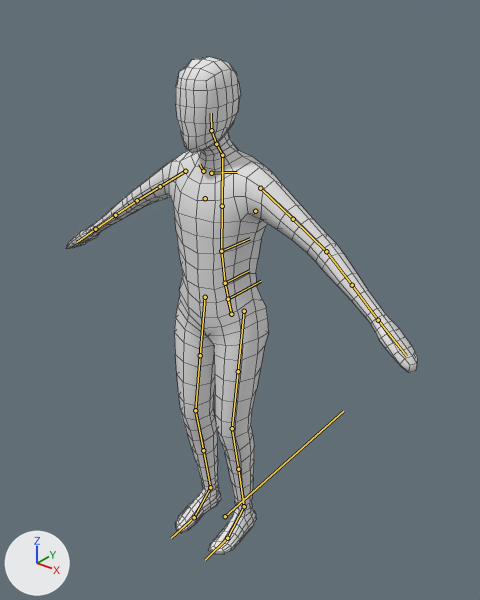
One commit to the FBX model Assets/Models/obcan.fbx: the scene before it, then after it.
Both versions are drawn from a 50 mm lens placed at (1.65, -1.94, 2.44), pointed at (0.02, 0.09, 1.18). Arrows for +X, +Y and +Z are at lower left; the lights stay in place. The bones that bend it are drawn over the model as lines. Mesh edges are drawn as thin lines.

Names of what the first picture shows: 'Obcan'.
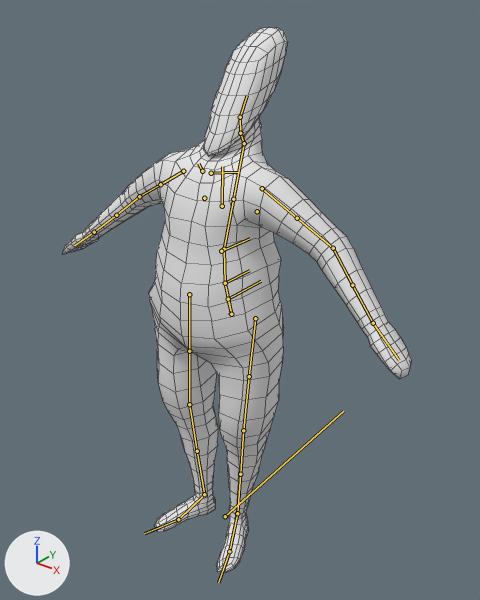
The newer file adds an action. The first version stands in its rest pose; the second is drawn at frame 1 of the action 'ObcanRig|TypeTlustoch.001'.

Pixel boxes [x1, y1, x2, y2] of what changed, in the pictures (480 x 600 px):
'Obcan', posed (10% taller): before [66, 57, 418, 554]; after [62, 27, 412, 573]
bone 'DEF-spine.001', root to tip: before (225, 283) to (221, 251); after (225, 283) to (224, 249)
bone 'DEF-spine.002', root to tip: before (221, 251) to (222, 206); after (224, 249) to (233, 199)
bone 'DEF-spine.003', root to tip: before (222, 206) to (222, 155); after (233, 199) to (244, 143)
bone 'DEF-spine.004', root to tip: before (222, 155) to (216, 144); after (244, 143) to (240, 133)
bone 'DEF-spine.005', root to tip: before (216, 144) to (211, 130); after (240, 133) to (240, 117)
bone 'DEF-spine.006', root to tip: before (211, 130) to (211, 113); after (240, 117) to (247, 95)
bone 'DEF-upper_arm.L', root to tip: before (260, 188) to (293, 219); after (262, 188) to (297, 218)
bone 'DEF-forearm.L', root to tip: before (326, 251) to (352, 285); after (333, 248) to (352, 285)
bone 'DEF-hand.L', root to tip: before (378, 320) to (406, 356); after (373, 323) to (399, 360)
bone 'DEF-upper_arm.R', root to tip: before (185, 171) to (160, 186); after (183, 171) to (160, 184)
bone 'DEF-forearm.R', root to tip: before (137, 200) to (115, 215); after (139, 196) to (116, 215)
bone 'DEF-hand.R', root to tip: before (95, 229) to (77, 242); after (94, 232) to (74, 245)
bone 'ORG-breast.L', root to tip: before (255, 211) to (253, 211); after (257, 211) to (255, 212)
bone 'ORG-breast.R', root to tip: before (205, 198) to (203, 199); after (204, 198) to (202, 199)
bone 'DEF-thigh.L', root to tip: before (244, 311) to (238, 371); after (255, 318) to (249, 376)
bone 'DEF-thigh.L.001', root to tip: before (238, 371) to (232, 428); after (249, 376) to (243, 430)
bone 'DEF-shin.L', root to tip: before (232, 428) to (238, 469); after (243, 430) to (240, 474)
bone 'DEF-shin.L.001', root to tip: before (238, 469) to (244, 506); after (240, 474) to (237, 513)
bone 'DEF-foot.L', root to tip: before (244, 506) to (227, 538); after (237, 513) to (229, 551)
bone 'DEF-thigh.R', root to tip: before (205, 297) to (200, 355); after (189, 294) to (189, 351)
bone 'DEF-thigh.R.001', root to tip: before (200, 355) to (195, 410); after (189, 351) to (189, 404)
bone 'DEF-shin.R', root to tip: before (195, 410) to (203, 450); after (189, 404) to (197, 451)
bone 'DEF-shin.R.001', root to tip: before (203, 450) to (210, 487); after (197, 451) to (204, 494)
bone 'DEF-foot.R', root to tip: before (210, 487) to (194, 517); after (204, 494) to (178, 519)

What the commit changed:
Bone 'DEF-spine' (bone_def_spine) is rescaled from (1.0, 1.0, 1.0) to (1.68, 1.0, 1.68).
Bone 'DEF-spine.001' (bone_def_spine_001) turns from (0, 0, 0) to (-1, 0, 0) degrees about its own x, y and z.
Bone 'DEF-spine.001' (bone_def_spine_001) is rescaled from (1.0, 1.0, 1.0) to (1.1, 0.99, 1.12).
Bone 'DEF-spine.002' (bone_def_spine_002) turns from (0, 0, 0) to (-2, 0, 0) degrees about its own x, y and z.
Bone 'DEF-spine.002' (bone_def_spine_002) is rescaled from (1.0, 1.0, 1.0) to (0.85, 0.99, 0.87).
Bone 'DEF-spine.003' (bone_def_spine_003) is rescaled from (1.0, 1.0, 1.0) to (0.66, 1.0, 0.66).
Bone 'DEF-spine.004' (bone_def_spine_004) is rescaled from (1.0, 1.0, 1.0) to (1.68, 0.98, 1.71).
Bone 'DEF-spine.005' (bone_def_spine_005) turns from (0, 0, 0) to (-1, 0, 0) degrees about its own x, y and z.
Bone 'DEF-spine.005' (bone_def_spine_005) is rescaled from (1.0, 1.0, 1.0) to (0.88, 0.99, 0.9).
Bone 'DEF-spine.006' (bone_def_spine_006) turns from (0, 0, 0) to (-1, 0, 0) degrees about its own x, y and z.
Bone 'DEF-spine.006' (bone_def_spine_006) is rescaled from (1.0, 1.0, 1.0) to (0.65, 0.94, 0.73).
Bone 'tweak_spine.003' (bone_tweak_spine_003) is rescaled from (1.0, 1.0, 1.0) to (1.05, 1.0, 1.05).
Bone 'DEF-upper_arm.L' (bone_def_upper_arm_l) turns from (0, 0, 0) to (-4, 0, -2) degrees about its own x, y and z.
Bone 'DEF-upper_arm.L' (bone_def_upper_arm_l) is rescaled from (1.0, 1.0, 1.0) to (1.39, 0.96, 1.37).
Bone 'DEF-forearm.L' (bone_def_forearm_l) turns from (0, 0, 0) to (7, 0, 0) degrees about its own x, y and z.
Bone 'DEF-forearm.L' (bone_def_forearm_l) is rescaled from (1.0, 1.0, 1.0) to (0.99, 0.98, 1.03).
Bone 'DEF-hand.L' (bone_def_hand_l) turns from (0, 0, 0) to (-4, 0, 0) degrees about its own x, y and z.
Bone 'DEF-hand.L' (bone_def_hand_l) is rescaled from (1.0, 1.0, 1.0) to (0.79, 1.0, 0.8).
Bone 'DEF-upper_arm.R' (bone_def_upper_arm_r) turns from (0, 0, 0) to (-4, 0, 2) degrees about its own x, y and z.
Bone 'DEF-upper_arm.R' (bone_def_upper_arm_r) is rescaled from (1.0, 1.0, 1.0) to (1.39, 0.96, 1.37).
Bone 'DEF-forearm.R' (bone_def_forearm_r) turns from (0, 0, 0) to (7, 0, 0) degrees about its own x, y and z.
Bone 'DEF-forearm.R' (bone_def_forearm_r) is rescaled from (1.0, 1.0, 1.0) to (0.99, 0.98, 1.03).
Bone 'DEF-hand.R' (bone_def_hand_r) turns from (0, 0, 0) to (-4, 0, 0) degrees about its own x, y and z.
Bone 'DEF-hand.R' (bone_def_hand_r) is rescaled from (1.0, 1.0, 1.0) to (0.79, 1.0, 0.8).
Bone 'ORG-breast.L' (bone_org_breast_l) is rescaled from (1.0, 1.0, 1.0) to (1.21, 1.21, 1.21).
Bone 'ORG-breast.R' (bone_org_breast_r) is rescaled from (1.0, 1.0, 1.0) to (1.21, 1.21, 1.21).
Bone 'tweak_spine' (bone_tweak_spine) is rescaled from (1.0, 1.0, 1.0) to (1.68, 1.0, 1.68).
Bone 'DEF-thigh.L' (bone_def_thigh_l) turns from (0, 0, 0) to (12, -22, -3) degrees about its own x, y and z.
Bone 'DEF-thigh.L' (bone_def_thigh_l) is rescaled from (1.0, 1.0, 1.0) to (0.78, 0.94, 0.8).
Bone 'DEF-thigh.L.001' (bone_def_thigh_l_001) is rescaled from (1.0, 1.0, 1.0) to (1.23, 1.0, 1.23).
Bone 'DEF-shin.L' (bone_def_shin_l) turns from (0, 0, 0) to (-13, 0, 0) degrees about its own x, y and z.
Bone 'DEF-shin.L' (bone_def_shin_l) is rescaled from (1.0, 1.0, 1.0) to (0.83, 1.06, 0.83).
Bone 'DEF-shin.L.001' (bone_def_shin_l_001) turns from (0, 0, 0) to (0, 1, 0) degrees about its own x, y and z.
Bone 'DEF-shin.L.001' (bone_def_shin_l_001) is rescaled from (1.0, 1.0, 1.0) to (0.87, 1.0, 0.87).
Bone 'DEF-foot.L' (bone_def_foot_l) turns from (0, 0, 0) to (1, 3, -4) degrees about its own x, y and z.
Bone 'DEF-foot.L' (bone_def_foot_l) is rescaled from (1.0, 1.0, 1.0) to (0.86, 0.89, 0.96).
Bone 'DEF-thigh.R' (bone_def_thigh_r) turns from (0, 0, 0) to (12, 22, 3) degrees about its own x, y and z.
Bone 'DEF-thigh.R' (bone_def_thigh_r) is rescaled from (1.0, 1.0, 1.0) to (0.78, 0.94, 0.8).
Bone 'DEF-thigh.R.001' (bone_def_thigh_r_001) is rescaled from (1.0, 1.0, 1.0) to (1.23, 1.0, 1.23).
Bone 'DEF-shin.R' (bone_def_shin_r) turns from (0, 0, 0) to (-13, 0, 0) degrees about its own x, y and z.
Bone 'DEF-shin.R' (bone_def_shin_r) is rescaled from (1.0, 1.0, 1.0) to (0.83, 1.06, 0.83).
Bone 'DEF-shin.R.001' (bone_def_shin_r_001) turns from (0, 0, 0) to (0, -1, 0) degrees about its own x, y and z.
Bone 'DEF-shin.R.001' (bone_def_shin_r_001) is rescaled from (1.0, 1.0, 1.0) to (0.87, 1.0, 0.87).
Bone 'DEF-foot.R' (bone_def_foot_r) turns from (0, 0, 0) to (1, -3, 4) degrees about its own x, y and z.
Bone 'DEF-foot.R' (bone_def_foot_r) is rescaled from (1.0, 1.0, 1.0) to (0.86, 0.89, 0.96).
